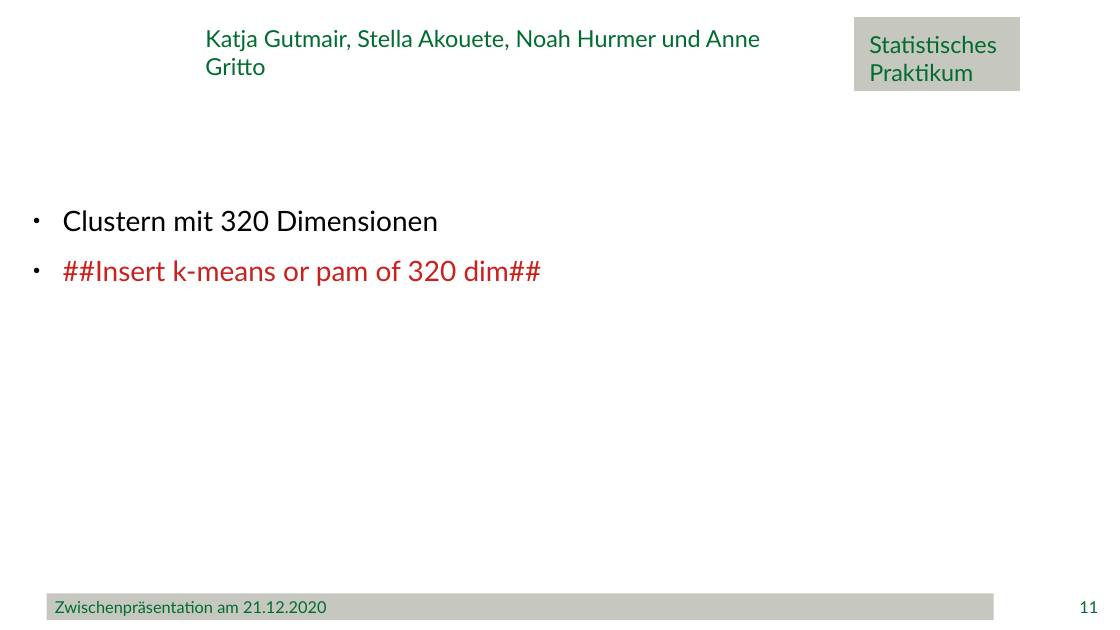
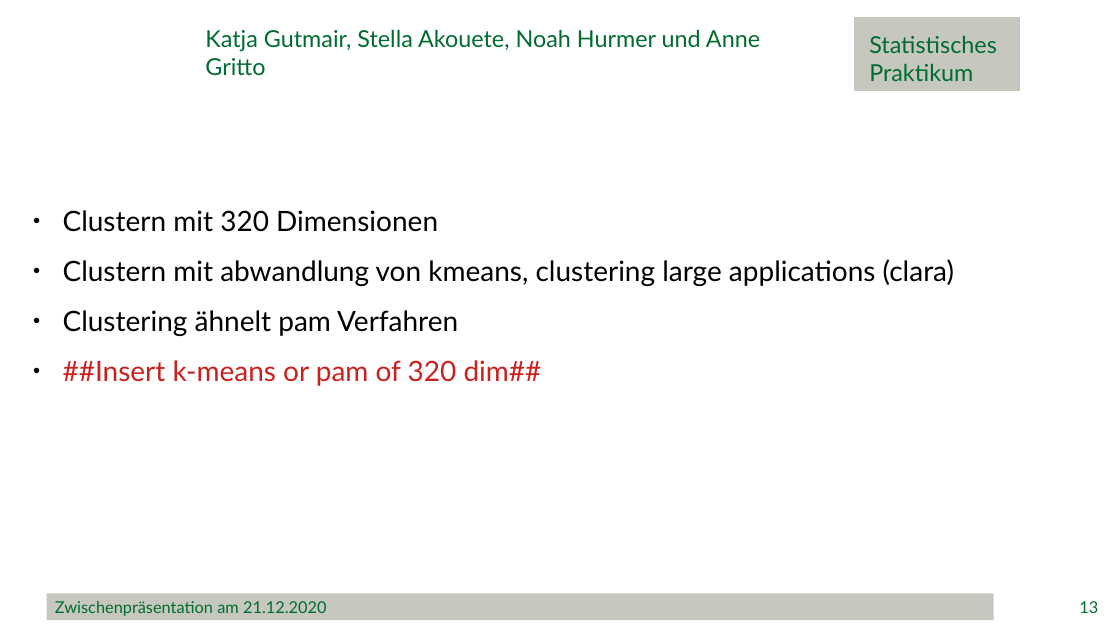
Before and after one commit to minimops/weatherFrog, a slide deck: slide 13 of ppt/Zwischenpraesentation_v1.1.pptx (slide 11 before the commit). Drawn at 1120x630 pixels with LibreOffice and Linux fonts; fonts in the diff are those of the drawing; background and template pictures are left out. Boxes give left, top, right and bottom in pixels: in the first picture for what was removed or moved away, otherwise in the second. Text is boxed around its words. In the diff, an @@ line names an element or a change of style, - is before the commit and + after.

```diff
--- a/ppt/Zwischenpraesentation_v1.1.pptx
+++ b/ppt/Zwischenpraesentation_v1.1.pptx
@@ text at bbox=[63, 259, 954, 336]: paragraphs added @@
+● Clustern mit abwandlung von kmeans, clustering large applications (clara)
+● Clustering ähnelt pam Verfahren
@@ page number at bbox=[1079, 601, 1098, 613]: text changed @@
-11
+13
```
Also in this commit, not shown: 11 other slides changed, 2 slides added.
